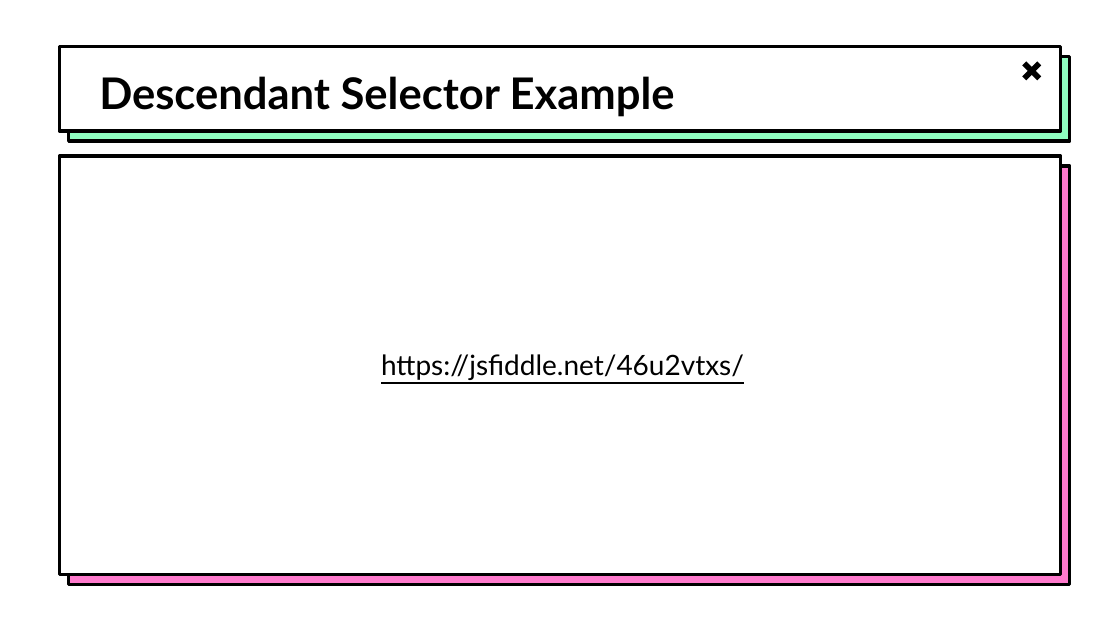
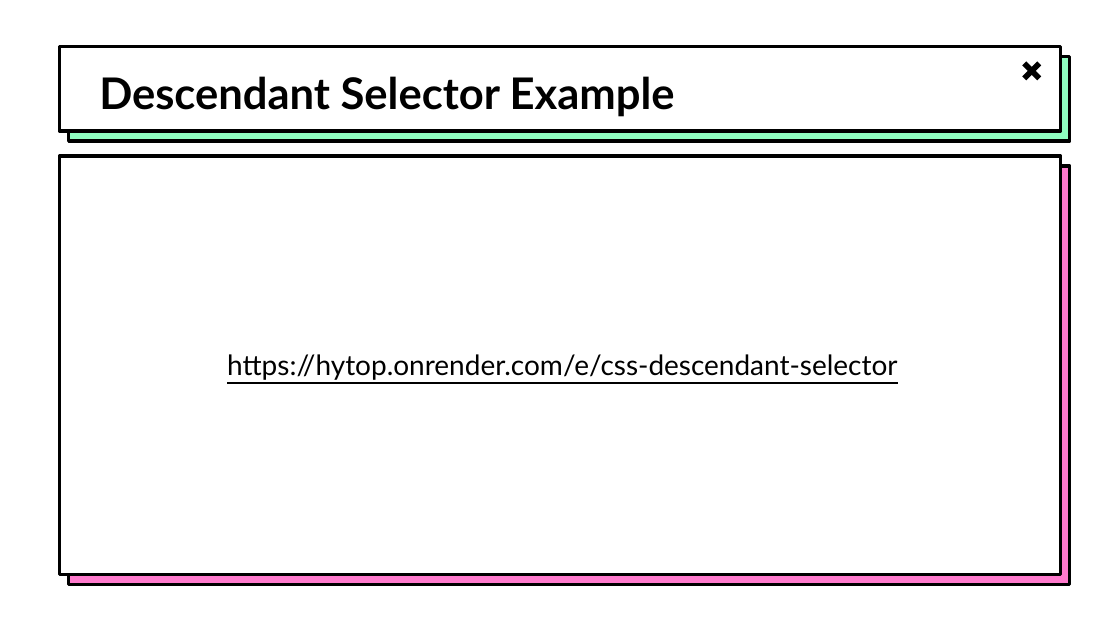
Before and after one commit to hytechclub/web-101, a slide deck: slide 11 of Week06/MoreSelectors.pptx. Drawn at 1120x630 pixels with LibreOffice and Linux fonts; fonts in the diff are those of the drawing; background and template pictures are left out. Boxes give left, top, right and bottom in pixels: in the first picture for what was removed or moved away, otherwise in the second. Text is boxed around its words. In the diff, an @@ line names an element or a change of style, - is before the commit and + after.

```diff
--- a/Week06/MoreSelectors.pptx
+++ b/Week06/MoreSelectors.pptx
@@ text at bbox=[227, 354, 897, 380]: text changed @@
-https://jsfiddle.net/46u2vtxs/
+https://hytop.onrender.com/e/css-descendant-selector
```
Also in this commit, not shown: 2 other slides changed, 9 other files.
